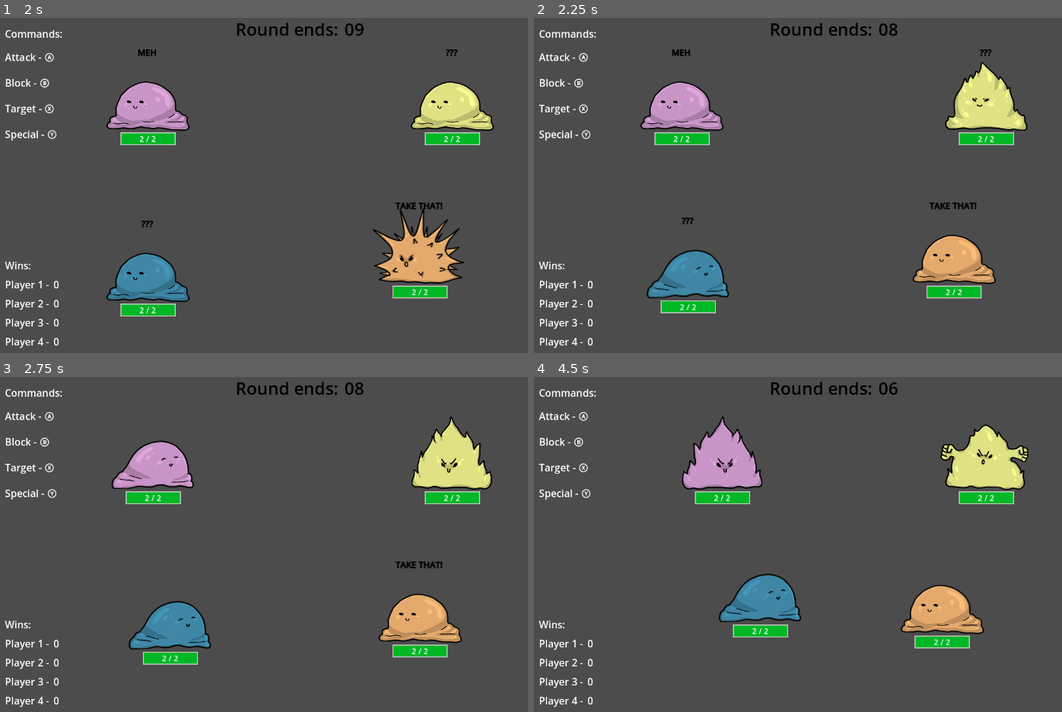
Above: before the commit, frames 1-4 (two rows, left to right).
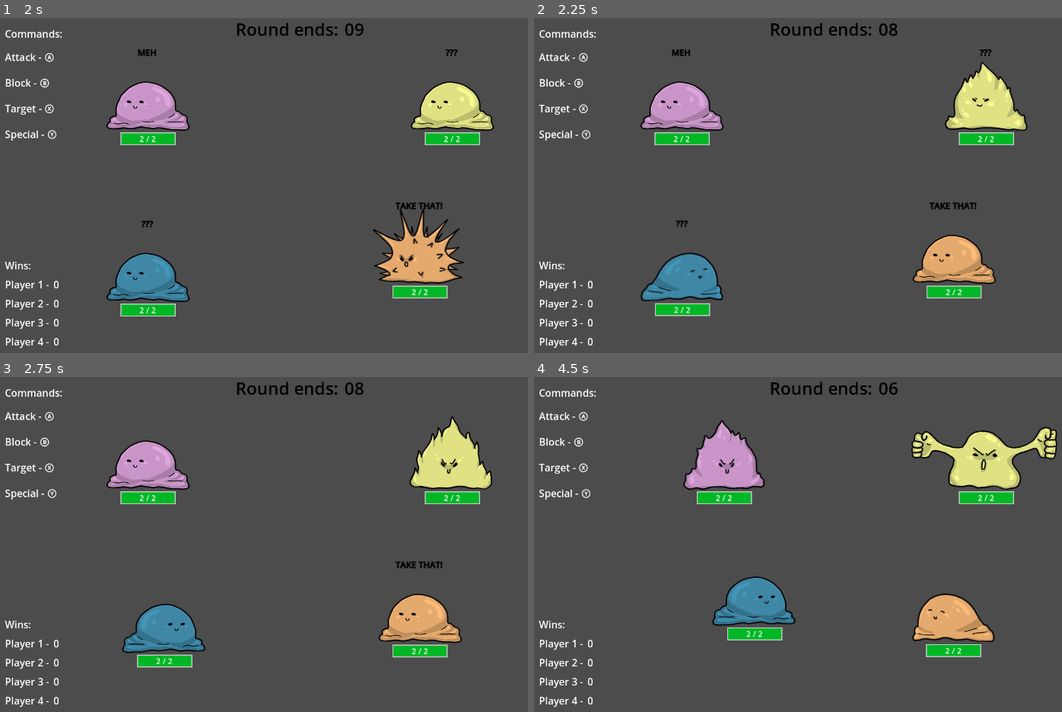
Above: after the commit, the same moments.

Repository: Galitie/mini-tyler-games
Game: Godot game, scene res://tylermon/tylermon.tscn
The game is run twice, just before and just after one commit, with the same random seed, the same clock (stepped at 60 frames per second) and the same inputs. This scene is started directly instead of the project's main scene.
Inputs:
- Up to frame 1 (2 s): tap Enter (start) at 0.5 s; hold Enter (start) 0.53-1.28 s; hold Right (move_piece_right) from 0.53 s (still down); tap Space (jump) at 0.77, 1.52 s; tap B (tylermon_block) at 1.35 s
- Up to frame 2 (2.25 s): release Right (move_piece_right) at 2.03 s; hold A (move_left) from 2.03 s (still down); tap Y (tylermon_special) at 2.1 s
- Up to frame 3 (2.75 s): keep holding A (move_left)
- Up to frame 4 (4.5 s): release A (move_left) at 2.78 s; hold Right (move_piece_right) 2.78-4.28 s; tap X (tylermon_target) at 2.85 s; tap Space (jump) at 3.02, 3.77 s; hold Enter (start) 3.53-4.28 s; hold A (move_left) from 4.28 s (still down); tap B (tylermon_block) at 4.35 s

Frame 1 is identical in both runs. In frame 2, 1.3% of the frame differs, in the area x 20-37%, y 59-90%; in frame 3, 3.1%; in frame 4, 5.5%, in the area x 27-100%, y 11-84%.

Commit message:
Added ADHD to gambling

Diff:
--- a/tylermon/mon.gd
+++ b/tylermon/mon.gd
@@ -13,6 +13,7 @@
 var default_z_index = 0
 var current_player_command = State.IDLE
 var cursed : bool = false
+var max_think_time : float = 3
 
 @export var custom_color : Color
 
@@ -89,7 +90,7 @@
 		if state.acc_weight > random_number:
 			set_state(state.state)
 			break
-	var random_wait_time = randf_range(1,2.5)
+	var random_wait_time = randf_range(1,max_think_time)
 	timer.start(random_wait_time)
 
 
--- a/tylermon/upgrade_menu.gd
+++ b/tylermon/upgrade_menu.gd
@@ -80,7 +80,7 @@
 func gamble():
 	var player = mon.get_parent()
 	var player_losses = player.losses
-	var random_num = randi_range(0, 7)
+	var random_num = randi_range(0, 8)
 	random_num += player_losses
 	match random_num:
 		0:
@@ -102,15 +102,21 @@
 			print("made mon faster")
 			mon.speed += 25
 		5:
+			print("gave mon ADHD")
+			if mon.max_think_time == 1.5:
+				print("mon already has ADHD, adding random stat point instead")
+				increase_random_stats(1,1)
+			mon.max_think_time = 1.5
+		6:
 			print("1 stat 1 point higher")
 			increase_random_stats(1,1)
-		6:
+		7:
 			print("2 stats 1 point higher")
 			increase_random_stats(2,1)
-		7:
+		8:
 			print("1 stat 2 points higher")
 			increase_random_stats(1,2)
-		8:
+		9:
 			print("3 stats 1 point higher")
 			increase_random_stats(3,1)
 		_:
